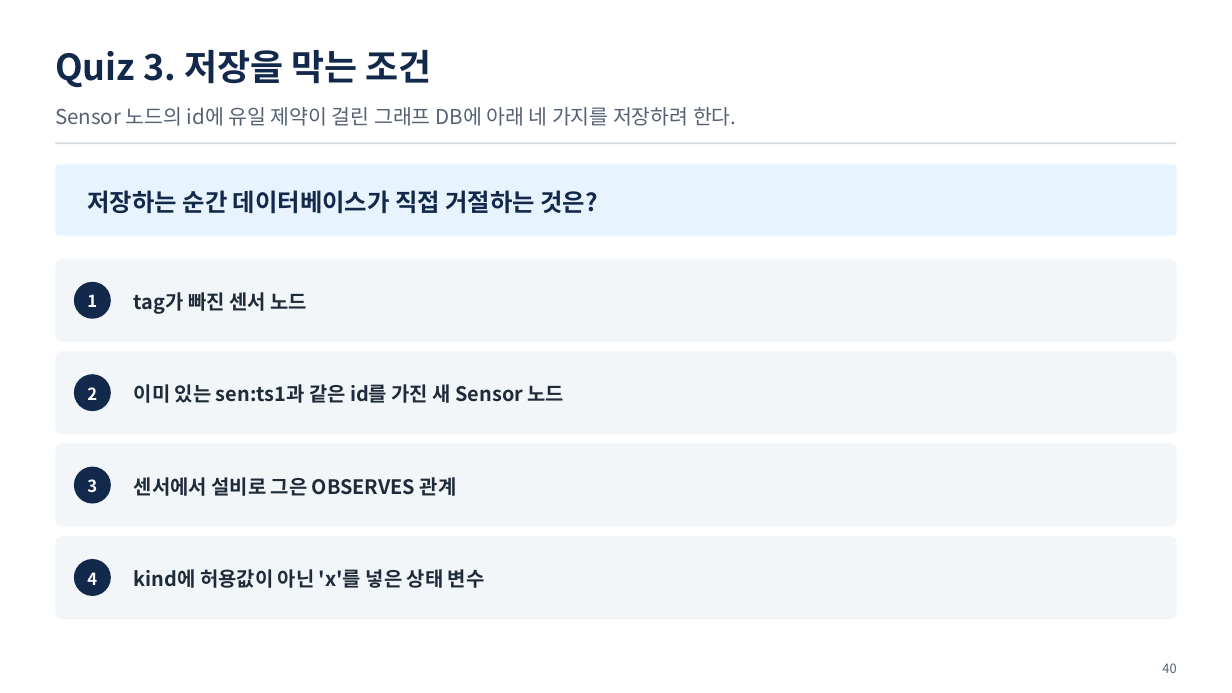
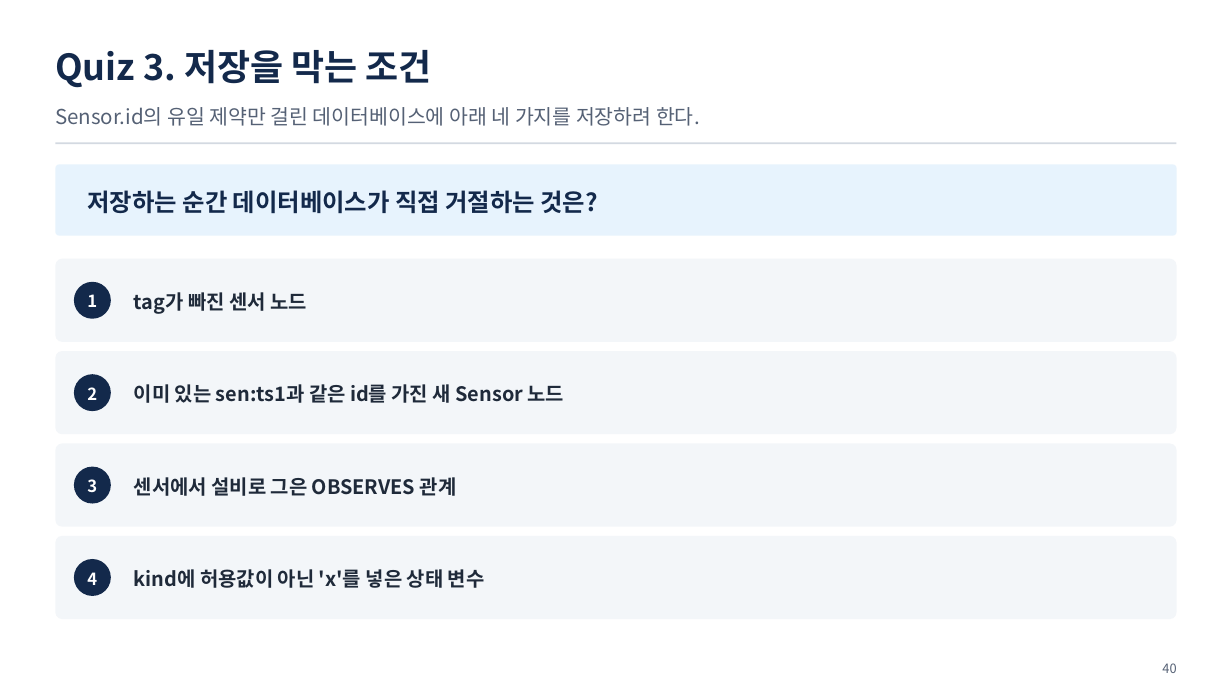
Before and after one commit to uengine-oss/hyd-iot-edu, a slide deck: slide 40 of workspace/강의제작/산출물/통합반/이론_오프라인/02회차/통합반_오프라인_02회차.pptx. Drawn at 1232x693 pixels with LibreOffice and Linux fonts; fonts in the diff are those of the drawing. Boxes give left, top, right and bottom in pixels: in the first picture for what was removed or moved away, otherwise in the second. Text is boxed around its words. In the diff, an @@ line names an element or a change of style, - is before the commit and + after.

```diff
--- a/workspace/강의제작/산출물/통합반/이론_오프라인/02회차/통합반_오프라인_02회차.pptx
+++ b/workspace/강의제작/산출물/통합반/이론_오프라인/02회차/통합반_오프라인_02회차.pptx
@@ text at [55,107,700,126]: text changed @@
-Sensor 노드의 id에 유일 제약이 걸린 그래프 DB에 아래 네 가지를 저장하려 한다.
+Sensor.id의 유일 제약만 걸린 데이터베이스에 아래 네 가지를 저장하려 한다.
```
Also in this commit, not shown: 3 other slides changed, 12 other files.
